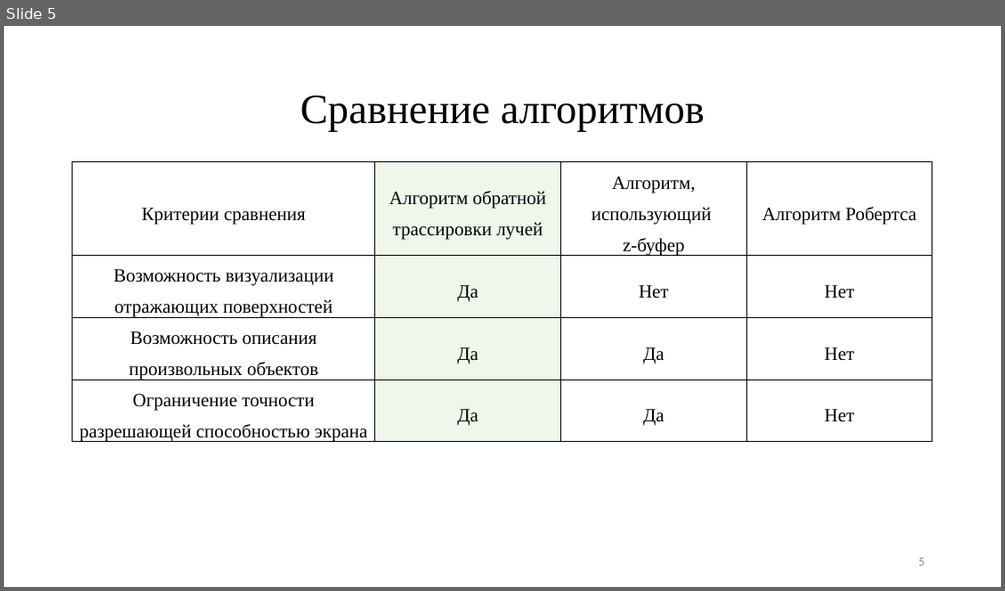
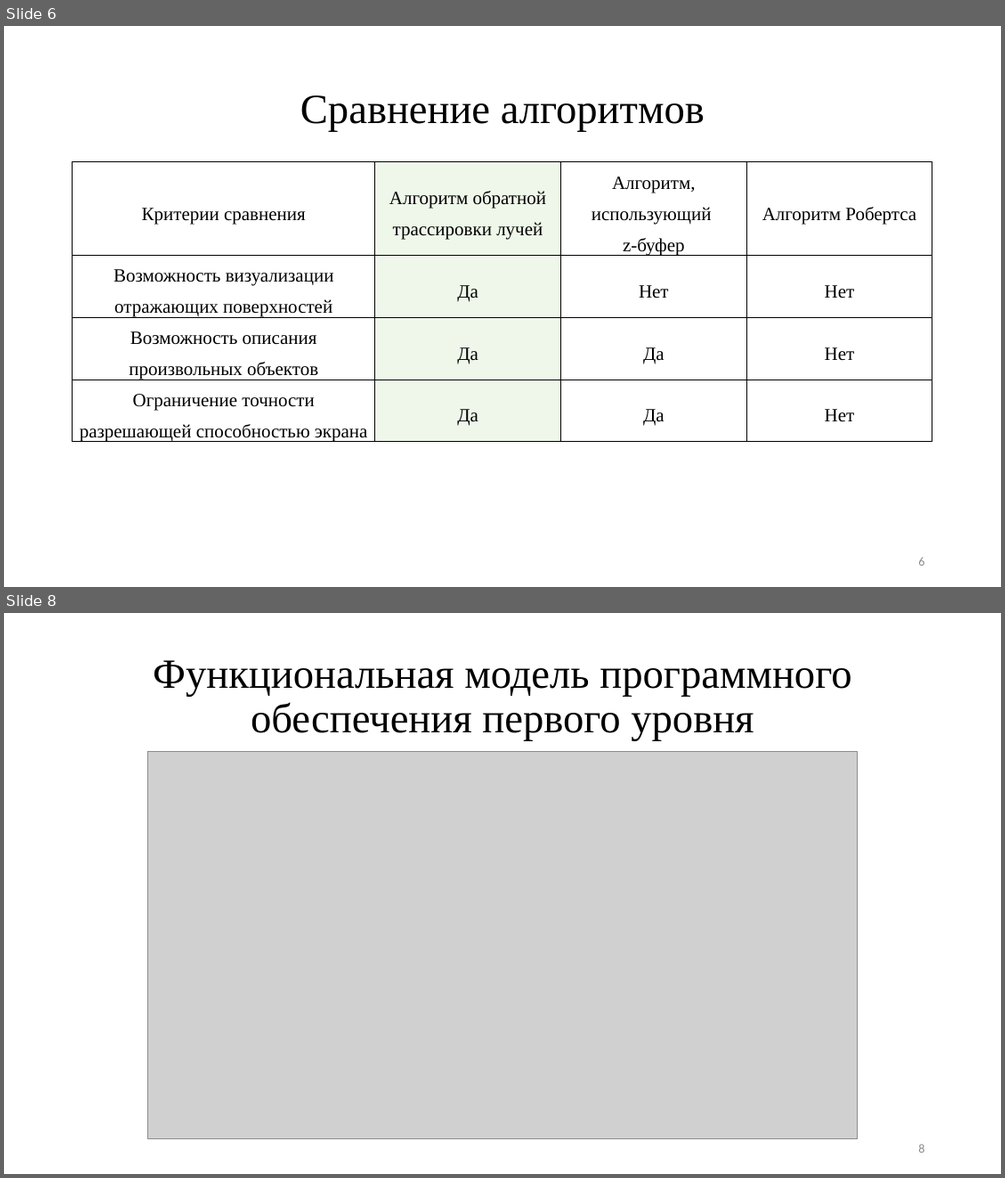
Before and after one commit to CakeForKit/cg_cp_info, a slide deck: ИУ7-52Б-Пермякова-Екатерина-Презентация-КГ.pptx. Shown one above the other, each under a label of ours: slide 5 before the commit, slides 6 and 8 after it; the slides between them are not shown. The pictures are 1005x591 and 1005x1178 pixels, drawn with LibreOffice and Linux fonts; fonts in the diff are those of the drawing; grey boxes stand for pictures. Boxes give left, top, right and bottom in pixels: in the first picture for what was removed or moved away, otherwise in the second. Text is boxed around its words. In the diff, an @@ line names an element or a change of style, - is before the commit and + after.

```diff
--- a/ИУ7-52Б-Пермякова-Екатерина-Презентация-КГ.pptx
+++ b/ИУ7-52Б-Пермякова-Екатерина-Презентация-КГ.pptx
@@ slide 8 added at [4, 613, 1001, 1174], background #FFFFFF @@
@@ text added at [153, 660, 851, 741], 40 pt, text #000000 @@
+Функциональная модель программного обеспечения первого уровня
@@ picture added at [148, 751, 858, 1139] @@
@@ page number added at [918, 1143, 924, 1152], 12 pt, text #8C8C8C @@
+8
@@ what was slide 5 is now slide 6 @@
```
Also in this commit, not shown: 4 slides changed, 2 other slides added, 2 slides removed, 12 other files.
